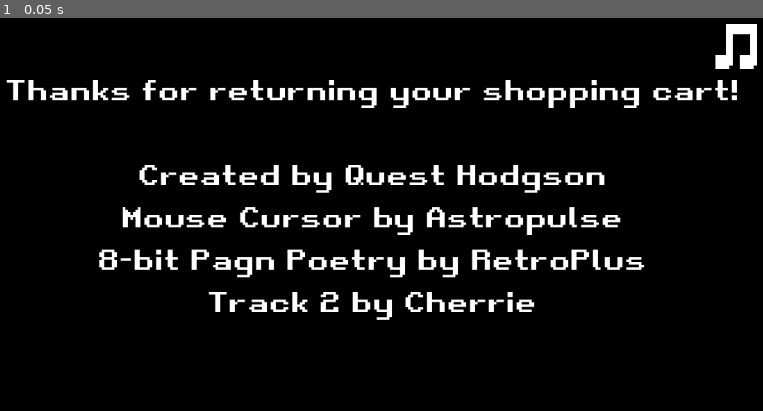
Above: before the commit, frame 1.
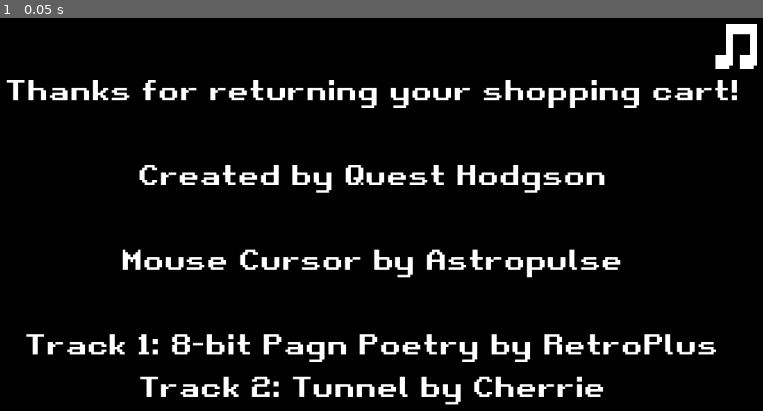
Above: after the commit, the same moment.

Repository: Questica/dotgame
Game: Godot game, scene res://levels/level_19.tscn
The game is run twice, just before and just after one commit, with the same random seed, the same clock (stepped at 60 frames per second) and the same inputs. This scene is started directly instead of the project's main scene.
Inputs:
- Up to frame 1 (0.05 s): no input

The runs differ from the first frame. In frame 1, 7.5% of the frame differs, in the area x 3-94%, y 48-99%.

Commit message:
fixed music and credits

Diff:
--- a/levels/level_19.tscn
+++ b/levels/level_19.tscn
@@ -32,9 +32,11 @@
 text = "Thanks for returning your shopping cart!
 
 Created by Quest Hodgson
+
 Mouse Cursor by Astropulse
-8-bit Pagn Poetry by RetroPlus
-Track 2 by Cherrie"
+
+Track 1: 8-bit Pagn Poetry by RetroPlus
+Track 2: Tunnel by Cherrie"
 horizontal_alignment = 1
 vertical_alignment = 1
 
Not shown, changed: export/game.zip
Not shown, changed: export/game/index.html
Not shown, changed: export/game/index.pck
Not shown, changed: music/quest_Am_1.wav
